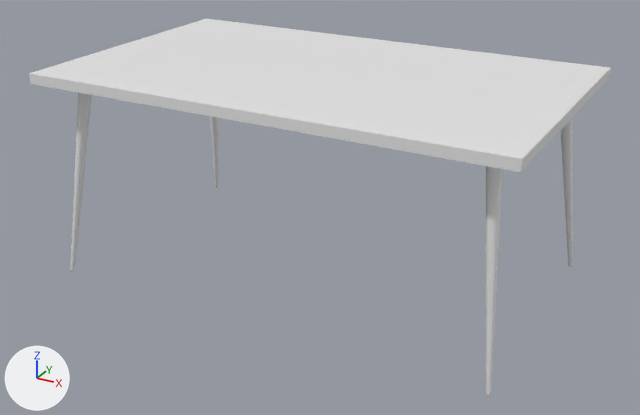
The glTF model historically-accurate-game-jam-13/Assets/3D/table.glb as it was, and as the next commit left it.
Camera for both pictures: a 50 mm camera at (1.67, -3.06, 1.82) aimed at (0.02, -0.06, 0.32). Every picture has the same lights, and +X, +Y and +Z are marked at lower left. The picture after the commit comes second. Where no turn or scale is listed for an object, it has been applied to the vertices. Vertices at exactly the same position are counted once.

Script lines for the objects in view, before the commit:
```python
me_cube_001 = bpy.data.meshes.new('Cube.001')
me_cube_001.from_pydata(...)  # 264 vertices, 512 faces; spans x -0.96..0.96, y -0.56..0.56, z 0.0..0.87
me_cube_004 = bpy.data.meshes.new('Cube.004')
me_cube_004.from_pydata(...)  # a box spanning x -1.0..1.0, y -1.0..1.0, z -1.0..1.0
ob_cube = bpy.data.objects.new('Cube', me_cube_004)
ob_cube.location = (0.0, 0.0, 0.873)
ob_cube.rotation_euler = (0.0, 0.0, 3.142)  # degrees (0, 0, 180)
ob_cube.scale = (-1.0, -0.6, -0.0213)
ob_cube_001 = bpy.data.objects.new('Cube.001', me_cube_001)
ob_cube_001.location = (0.0, 0.0, 0.0)
```
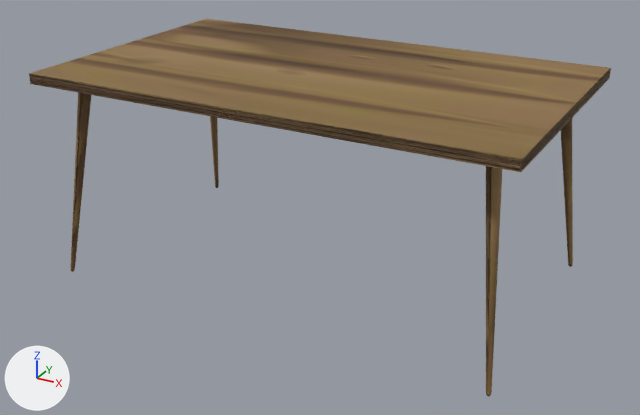
Pixel boxes (x1, y1, x2, y2) of what changed, in the pictures (640 x 415 px):
'Cube', recoloured, surface changed (white to brown): (29, 19, 611, 172) in both
'Cube.001', recoloured: (70, 93, 573, 396) in both

The change in detail:
Picture 'furniture_Metallic-furniture_Roughness' (img_furniture_metallic_furniture_roughness) is new.
Picture 'furniture_Normal_OpenGL' (img_furniture_normal_opengl) is new.
Picture 'furniture_Base_color' (img_furniture_base_color) is new.
Material 'furniture' (mat_furniture) is new.
Uses the picture img_furniture_base_color.
Uses the picture img_furniture_metallic_furniture_roughness.
Uses the picture img_furniture_normal_opengl.
me_cube_004 has 8 vertices, 12 faces and spans x -1.0..1.0, y -1.0..1.0, z -1.0..1.0.
me_cube_004 is used by ob_cube; location (0.0, 0.0, 0.873); rotation (0.0, 0.0, 3.142), in degrees (0, 0, 180); scale (-1.0, -0.6, -0.0213).
me_cube_004 part 1: texture (UV) coordinates of 12 of 12 faces, centred in x -1.0..1.0, y -1.0..1.0, z -1.0..1.0, changed; they spanned u 0.12..0.88, v 0.0..1.0 and now span u 0.0..0.64, v 0.41..0.95.
me_cube_004 gains material mat_furniture.
me_cube_001 has 264 vertices, 512 faces and spans x -0.96..0.96, y -0.56..0.56, z 0.0..0.87.
me_cube_001 gains material mat_furniture.
